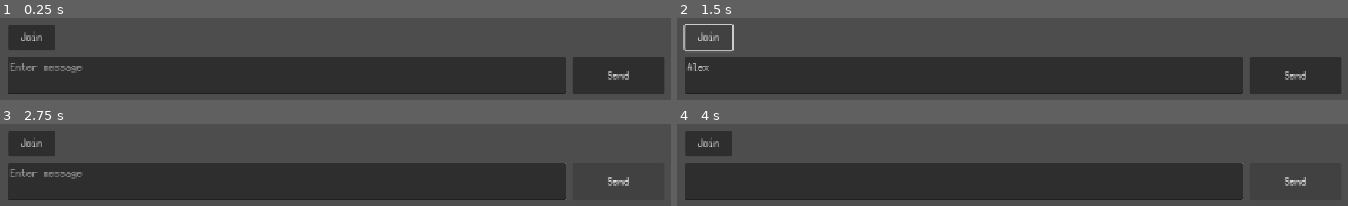
Above: before the commit, frames 1-4 (two rows, left to right).
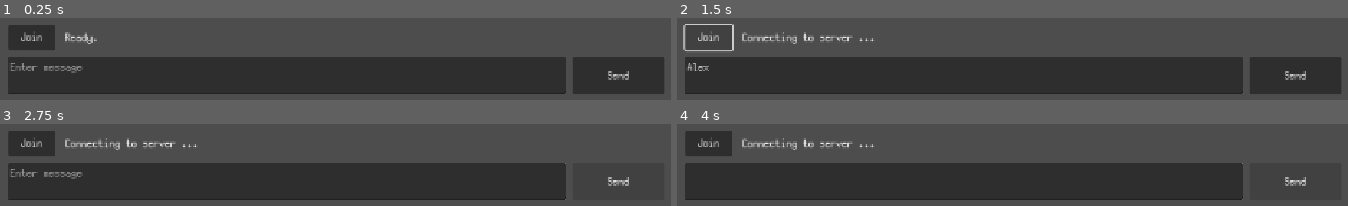
Above: after the commit, the same moments.

Repository: joshuafolkken/godot-multiplayer
Game: Godot game, scene res://scenes/main.tscn
The game is run twice, just before and just after one commit, with the same random seed, the same clock (stepped at 60 frames per second) and the same inputs. The engine's default icon, where the game draws it, is replaced by a stand-in: a white triangle on a blue panel in a dark square.
Inputs (mouse positions are in pixels of both pictures, inside the frame that each line leads up to):
- Up to frame 1 (0.25 s): no input
- Up to frame 2 (1.5 s): click (965, 75) at 0.52 s; type "Alex" at 0.6 s; click "Join" at 1.25 s
- Up to frame 3 (2.75 s): click "Send" at 2 s
- Up to frame 4 (4 s): tap Enter at 2.75, 2.85, 3.6 s; hold Right (ui_right) 2.78-3.53 s; tap Space at 3.5 s; hold Down (ui_down) from 3.53 s (still down)

The runs differ from the first frame. In frame 1, 0.3% of the frame differs, in the area x 9-15%, y 17-32%; in frame 2, 0.7%, in the area x 9-30%, y 17-32%; in frame 3, 0.7%; in frame 4, 0.7%.

Commit message:
error handling #22

Diff:
--- a/scenes/main.tscn
+++ b/scenes/main.tscn
@@ -34,5 +34,12 @@
 offset_bottom = 54.0
 text = "Send"
 
+[node name="ConnectionLabel" type="Label" parent="."]
+offset_left = 93.0
+offset_top = 547.0
+offset_right = 197.0
+offset_bottom = 566.0
+text = "Ready."
+
 [connection signal="pressed" from="JoinButton" to="." method="_on_join_button_pressed"]
 [connection signal="pressed" from="Chat/SendButton" to="Chat" method="_on_send_button_pressed"]
--- a/scripts/lib/multiplayer/client.gd
+++ b/scripts/lib/multiplayer/client.gd
@@ -1,14 +1,30 @@
 class_name Client
 extends Node
+
+signal connected_to_server
+signal connection_failed
 
 var _peer := ENetMultiplayerPeer.new()
 
 
 func _ready() -> void:
 	_peer.create_client(NetworkConfig.get_address(), NetworkConfig.get_port())
+
 	multiplayer.multiplayer_peer = _peer
+	multiplayer.connected_to_server.connect(_on_connected_to_server)
+	multiplayer.connection_failed.connect(_on_connection_failed)
 
 
-static func start(node: Node) -> void:
+func _on_connected_to_server() -> void:
+	connected_to_server.emit()
+
+
+func _on_connection_failed() -> void:
+	connection_failed.emit()
+
+
+static func start(node: Node) -> Client:
 	var client := Client.new()
 	node.add_child(client)
+
+	return client
--- a/scripts/lib/multiplayer/server.gd
+++ b/scripts/lib/multiplayer/server.gd
@@ -7,7 +7,13 @@
 
 
 func _ready() -> void:
-	_peer.create_server(NetworkConfig.get_port())
+	var port := NetworkConfig.get_port()
+	var result := _peer.create_server(NetworkConfig.get_port())
+	if result != OK:
+		push_error("Failed to create server: %s, port: %d" % [error_string(result), port])
+		get_tree().quit()
+		return
+
 	multiplayer.multiplayer_peer = _peer
 	multiplayer.peer_connected.connect(_on_peer_connected)
 	multiplayer.peer_disconnected.connect(_on_peer_disconnected)
--- a/scripts/main.gd
+++ b/scripts/main.gd
@@ -2,6 +2,8 @@
 extends Node2D
 
 @export var player_scene: PackedScene
+
+@onready var connection_label: Label = $ConnectionLabel
 
 
 func _ready() -> void:
@@ -21,8 +23,23 @@
 	return player
 
 
+func show_connection_message(message: String) -> void:
+	connection_label.text = message
+
+
 func _on_join_button_pressed() -> void:
-	Client.start(self)
+	var client := Client.start(self)
+	show_connection_message("Connecting to server ...")
+	client.connected_to_server.connect(_on_client_connected_to_server)
+	client.connection_failed.connect(_on_client_connection_failed)
+
+
+func _on_client_connected_to_server() -> void:
+	show_connection_message("Connected to server.")
+
+
+func _on_client_connection_failed() -> void:
+	show_connection_message("Connection failed.")
 
 
 func _on_chat_message_sent(message: String) -> void:
